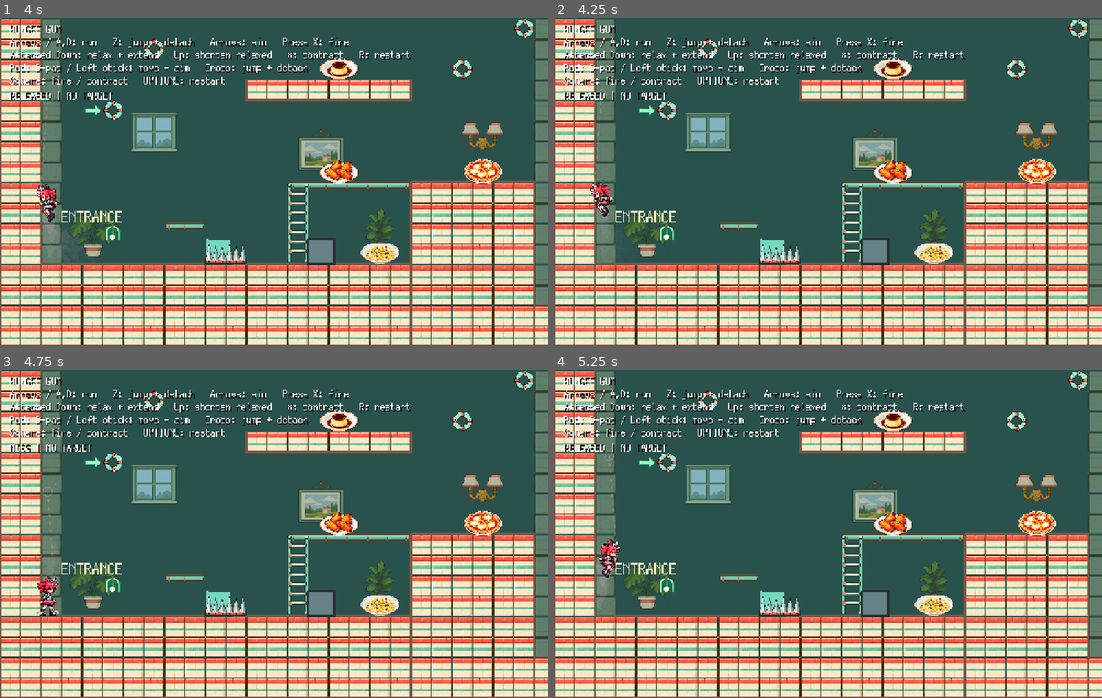
Above: before the commit, frames 1-4 (two rows, left to right).
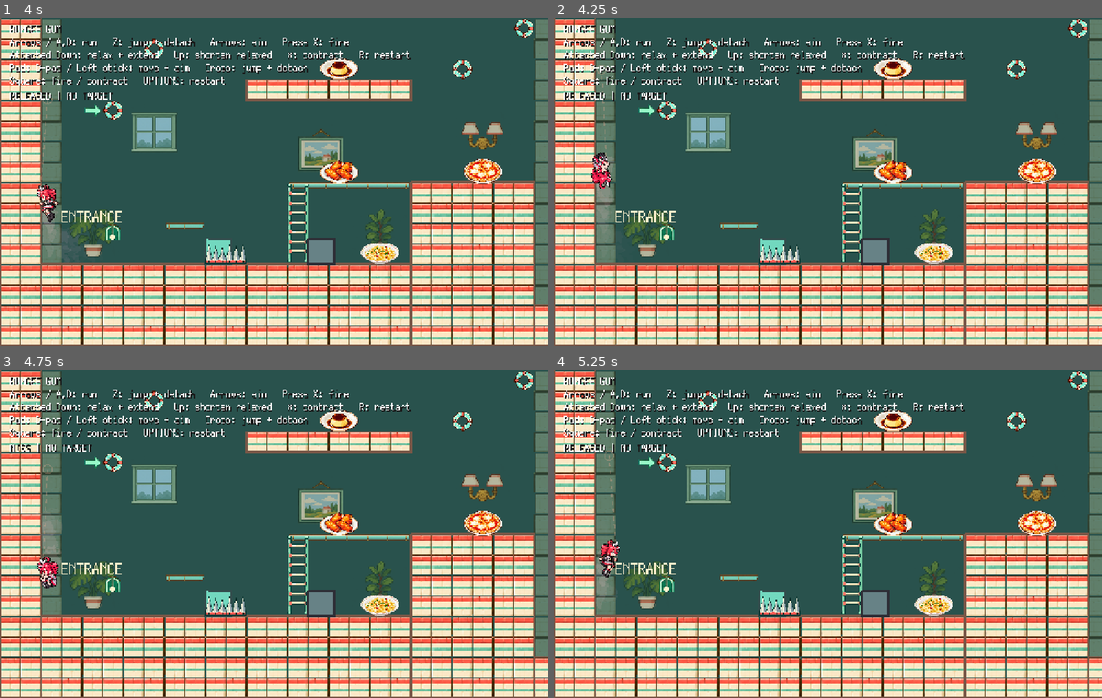
Above: after the commit, the same moments.

Repository: syun77/gd_bungee_gum
Game: Godot game, scene res://scenes/game.tscn
Same seed, same stepped clock (60 frames per second), same inputs: the game is played once before the commit and once after it. Sound files missing from this copy of the repository are replaced by a short silence.
Inputs (mouse positions are in pixels of both pictures, inside the frame that each line leads up to):
- Up to frame 1 (4 s): tap X (gum_action) every 0.75 s from 0.5 to 3.5 s; move the mouse to (246, 247) at 0.52 s; hold D (move_right) 0.53-1.25 s; hold Z (jump) 0.53-1.25 s; click (246, 247) at 0.67 s; drag from (438, 231) to (197, 211) at 1.27 s; move the mouse to (109, 132) at 2.02 s; hold A (move_left) 2.03-2.75 s; hold Z (jump) 2.03-2.75 s; tap Left (aim_left) at 2.1 s; drag from (301, 182) to (482, 172) at 2.77 s; move the mouse to (191, 100) at 3.52 s; hold A (move_left) from 3.53 s (still down); hold Up (aim_up) from 3.53 s (still down); tap Z (jump) at 3.77, 3.8 s
- Up to frame 2 (4.25 s): keep holding A (move_left); keep holding Up (aim_up); tap Z (jump) at 4.07 s
- Up to frame 3 (4.75 s): release A (move_left) at 4.25 s; release Up (aim_up) at 4.25 s; tap X (gum_action) at 4.25 s; drag from (394, 517) to (213, 612) at 4.27 s
- Up to frame 4 (5.25 s): move the mouse to (718, 550) at 5.02 s; hold D (move_right) from 5.03 s (still down); hold Z (jump) from 5.03 s (still down); tap 1 at 5.1 s; click (718, 550) at 5.17 s

Frame 1 is identical in both runs. In frame 2, 0.6% of the frame differs, in the area x 6-11%, y 14-61%; in frame 3, 0.7%, in the area x 6-12%, y 28-75%; in frame 4, less than 0.1%.

Commit message:
壁キックを削除

Diff:
--- a/gd-bungee-gum/scripts/player.gd
+++ b/gd-bungee-gum/scripts/player.gd
@@ -155,7 +155,8 @@
 		attached_jump = false
 	# 接触判定は直前の move_and_slide() の結果。今回の移動後に更新される。
 	var grounded := is_on_floor() and drop_through_remaining <= 0.0
-	var touching := grounded or is_on_wall() or is_on_ceiling()
+	var jump_contact := grounded or is_on_ceiling()
+	var touching := jump_contact or is_on_wall()
 	if grounded:
 		air_jump_available = true
 		coyote_remaining = settings.coyote_time
@@ -186,12 +187,12 @@
 	# Stored input is floor-only; special air/contact actions require a fresh press.
 	var fresh_jump := jump_requested
 	jump_requested = jump_requested or (grounded and jump_buffer_remaining > 0.0)
-	var coyote_kick := not touching and coyote_remaining > 0.0
+	var coyote_kick := not jump_contact and coyote_remaining > 0.0
 	attached_jump = attached_jump and fresh_jump
 	var food_jump := food_jump_available and fresh_jump
-	var contact_kick := kick_available and (touching or coyote_kick)
+	var contact_kick := kick_available and (jump_contact or coyote_kick)
 	var special_jump := attached_jump or food_jump or ladder_jump
-	var air_jump := fresh_jump and air_jump_available and not touching and not coyote_kick and not special_jump
+	var air_jump := fresh_jump and air_jump_available and not jump_contact and not coyote_kick and not special_jump
 	var world_up_jump := special_jump or air_jump
 	var can_kick := world_up_jump or contact_kick
 	if jump_requested:
@@ -209,8 +210,8 @@
 		SoundEffects.play(&"jump")
 		jump_buffer_remaining = 0.0
 		var kick_direction := Vector2.UP
-		if touching and not grounded and not world_up_jump:
-			kick_direction = get_wall_normal() if is_on_wall() else Vector2.DOWN
+		if is_on_ceiling() and not grounded and not world_up_jump:
+			kick_direction = Vector2.DOWN
 		var external_before := external_velocity
 		var compensation := Vector2.ZERO
 		if air_jump:
@@ -233,7 +234,7 @@
 		if settings.jump_diagnostics:
 			print("[JumpDiagnostic] KICK_APPLIED tick=%d feet=%s source=%s normal=%s angle_from_up_deg=%.3f impulse=%s compensation=%s external_before=%s external_after=%s control=%s launch=%s delta=%.6f" % [
 				Engine.get_physics_frames(), global_position,
-				"double" if air_jump else "ladder" if ladder_jump else ("food" if food_jump else ("gum" if attached_jump else ("coyote" if coyote_kick else ("floor" if grounded else ("wall" if is_on_wall() else "ceiling"))))),
+				"double" if air_jump else "ladder" if ladder_jump else ("food" if food_jump else ("gum" if attached_jump else ("coyote" if coyote_kick else ("floor" if grounded else "ceiling")))),
 				kick_direction, rad_to_deg(Vector2.UP.angle_to(kick_direction)), impulse, compensation,
 				external_before, external_velocity, control_velocity, control_velocity + external_velocity, delta])
 		food_jump_available = false
--- a/gd-bungee-gum/tools/verify_double_jump.gd
+++ b/gd-bungee-gum/tools/verify_double_jump.gd
@@ -117,6 +117,7 @@
 	assert(player.sprite.rotation == 0.0 and not player.double_jump_spinning and player.velocity == Vector2.ZERO)
 	assert(player.sprite.animation != &"double_jump", "Reel reset restores ordinary pose")
 	player.food_reel_locked = false
+	await verify_wall_jump_removal(player)
 	await verify_vertical_speed_assignment(player)
 	player.queue_free()
 	floor_body.queue_free()
@@ -147,3 +148,36 @@
 					await process_frame
 					assert(player.external_velocity.is_equal_approx(expected + Vector2(0, gravity * delta)), "Gravity resumes immediately after launch")
 	print("PASS:72 double-jump launch cases across gravity, timesteps and upward/downward/horizontal momentum")
+
+func verify_wall_jump_removal(player) -> void:
+	player.settings.gravity = 1100.0
+	for side in [-1.0, 1.0]:
+		var wall := StaticBody2D.new()
+		var collision := CollisionShape2D.new()
+		var rectangle := RectangleShape2D.new()
+		rectangle.size = Vector2(40, 2000)
+		collision.shape = rectangle
+		wall.add_child(collision)
+		wall.position = Vector2(side * 5000, 0)
+		root.add_child(wall)
+		player.position = wall.position - Vector2(side * 30, 0)
+		player.reset_motion()
+		player.air_jump_available = false
+		Input.action_press("move_right" if side > 0 else "move_left")
+		for i in 3:
+			await tick(player)
+		assert(player.is_on_wall() and not player.is_on_floor() and not player.is_on_ceiling())
+		var before: Vector2 = player.external_velocity
+		await tick(player, true)
+		assert(player.external_velocity.is_equal_approx(before + Vector2(0, player.settings.gravity * STEP)), "Wall alone cannot launch or cancel falling momentum")
+		assert(not player.air_jump_available and not player.double_jump_spinning, "Wall cannot replenish an exhausted air jump")
+		player.air_jump_available = true
+		await tick(player)
+		await tick(player, true)
+		assert(is_equal_approx(player.external_velocity.y, -player.settings.double_jump_kick_speed), "Wall contact permits the ordinary vertical double jump")
+		assert(is_zero_approx(player.external_velocity.x) and not player.air_jump_available, "No wall-normal impulse; ordinary air allowance consumed")
+		Input.action_release("move_left")
+		Input.action_release("move_right")
+		wall.queue_free()
+		await process_frame
+	print("PASS: mirrored real wall contacts reject wall kicks and retain one-use vertical double jumps")
Not shown, changed: AGENTS.md
Not shown, changed: WORKLOG.md
Not shown, changed: specs/game-settings.md
Not shown, changed: specs/keyboard-controls.md
Not shown, changed: specs/player-controller.md
